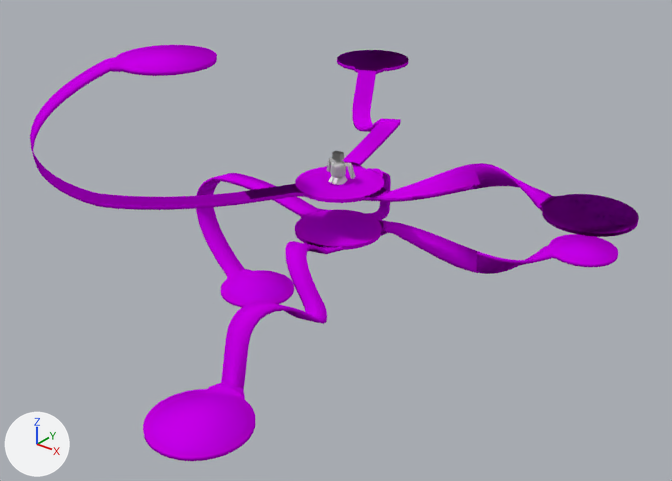
A saved change to the Blender file scenes/phone-bank.blend.
One viewpoint serves both versions: a camera (50 mm lens) standing at (41.3, -51.9, 27.2) and looking at (0.2, -0.5, -4.7). Arrows for +X, +Y and +Z are at lower left; the lights stay in place.

The first picture shows 'Central', 'Destination.001', 'Lower1', 'Lower2', 'Lower3', 'Upper1', 'Upper2', 'Upper3', 'WalkMesh'.
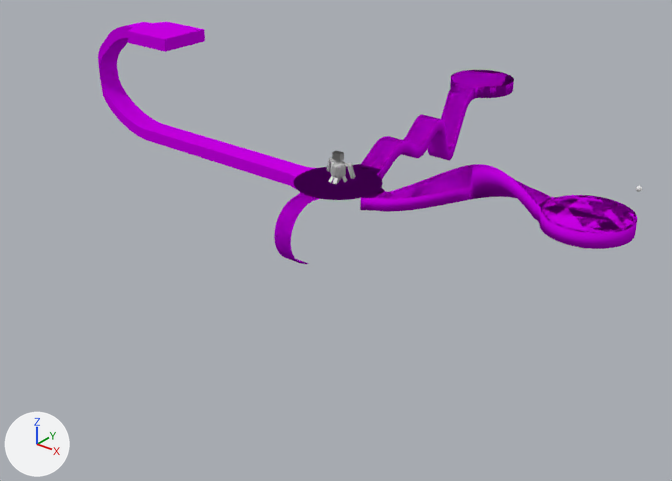
What differs and where, as boxes (x1, y1, x2, y2) in the pictures (672 x 481 px):
'WalkMesh', reshaped: before (33, 45, 639, 323); after (99, 38, 637, 264)
'Lower1', deleted: before (143, 240, 343, 461)
'Upper2', reshaped, moved (15% taller): before (362, 163, 639, 237); after (360, 164, 637, 249)
'Upper1', deleted: before (30, 45, 305, 210)
'Lower3', deleted: before (196, 173, 326, 307)
'Upper1.001', added: after (352, 70, 514, 180)
'Lower2', deleted: before (377, 219, 618, 274)
'Upper3.001', added (pink): after (98, 22, 296, 189)
'Central', deleted: before (295, 168, 391, 250)
'Upper3', deleted: before (337, 50, 409, 167)
'Destination.001', moved, rescaled (not visible afterwards): before (332, 178, 345, 185)

Patch to the scene script:
```diff
--- a/scenes/phone-bank.blend.py
+++ b/scenes/phone-bank.blend.py
@@ mat_walkmesh_005 @@
+mat_walkmesh_005 = diffuse_material('WalkMesh.005')
+mat_walkmesh_005.base_color = (0.582, 0.0, 0.8)  # pink #c900e7
@@ me_walkmesh @@
 # used by ob_walkmesh; location = (0.0, 0.0, 0.0)
-me_walkmesh.from_pydata(...)  # 656 vertices, 192 faces; spans x -21.3..23.8, y -24.1..22.0, z -14.9..10.9
+me_walkmesh.from_pydata(...)  # 418 vertices, 229 faces, 1 loose edge; spans x -26.7..23.8, y -6.5..23.8, z -5.0..8.0
+# me_walkmesh part 2: the loose piece of 642 vertices spanning x -21.3..23.8, y -24.1..22.0, z -14.9..10.9 is rebuilt with 416 vertices and now spans x -26.7..23.8, y -6.5..23.8, z -5.0..8.0
 me_walkmesh.materials.append(mat_walkmesh)
@@ me_walkmesh_002 @@
 # used by ob_upper2; location = (0.0, 0.2, 0.0)
-me_walkmesh_002.from_pydata(...)  # 166 vertices, 120 faces; spans x 3.2..23.8, y -4.8..1.7, z -0.3..4.7
-me_walkmesh_002.materials.append(mat_central)  # pink #c900e7
+me_walkmesh_002.from_pydata(...)  # 150 vertices, 112 faces; spans x 3.2..23.8, y -4.8..1.7, z -1.0..4.7
+# me_walkmesh_002 part 1
+# 24 vertices are removed from x 4.2..17.8, y -2.7..1.6, z -0.3..4.0
+# 36 faces are deleted
+# 67 vertices in x 3.2..23.8, y -4.8..1.7, z -0.3..4.4 move by (0.0, 0.0, -0.7)
+# 8 new vertices lie (0.0, 0.0, -1.0) away from vertices in x 4.2..17.8, y -2.7..1.6, z 0.0..4.0
+# 28 new faces join them
+me_walkmesh_002.materials.append(mat_walkmesh_005)  # pink #c900e7
@@ me_upper3_001 @@
+me_upper3_001.from_pydata(...)  # 303 vertices, 269 faces; spans x -26.7..-3.2, y -2.2..2.2, z -1.0..9.0
+me_upper3_001.materials.append(mat_walkmesh_005)  # pink #c900e7
@@ me_upper1_001 @@
+me_upper1_001.from_pydata(...)  # 738 vertices, 668 faces; spans x -2.8..2.8, y 2.8..23.8, z -2.3..3.5
+me_upper1_001.polygons.foreach_set('use_smooth', [True] * 668)
+me_upper1_001.materials.append(mat_walkmesh_005)  # pink #c900e7
@@ ob_upper1 @@
-ob_upper1 = bpy.data.objects.new('Upper1', me_walkmesh_001)
-ob_upper1.location = (-0.01, 0.16, 0.0)
@@ ob_upper2 @@
 ob_upper2 = bpy.data.objects.new('Upper2', me_walkmesh_002)
-ob_upper2.location = (0.0, 0.2, 0.0)
+ob_upper2.location = (0.0, 0.0, 0.0)
@@ ob_upper3 @@
-ob_upper3 = bpy.data.objects.new('Upper3', me_walkmesh_004)
-ob_upper3.location = (0.0, 0.19, 0.0)
@@ ob_lower1 @@
-ob_lower1 = bpy.data.objects.new('Lower1', me_walkmesh_005)
-ob_lower1.location = (0.0, 0.0, 0.0)
@@ ob_lower2 @@
-ob_lower2 = bpy.data.objects.new('Lower2', me_walkmesh_006)
-ob_lower2.location = (0.0, 0.0, 0.0)
@@ ob_lower3 @@
-ob_lower3 = bpy.data.objects.new('Lower3', me_walkmesh_007)
-ob_lower3.location = (0.0, 0.0, 0.0)
@@ ob_central @@
-ob_central = bpy.data.objects.new('Central', me_walkmesh_009)
-ob_central.location = (0.0, 0.0, 5.0)
@@ ob_destination_001 @@
 ob_destination_001 = bpy.data.objects.new('Destination.001', me_destination_001)
-ob_destination_001.location = (0.0, 0.0, 0.0)
-ob_destination_001.scale = (0.5, 0.5, 0.5)
+ob_destination_001.location = (20.88, -1.87, 1.57)
@@ ob_upper3_001 @@
+ob_upper3_001 = bpy.data.objects.new('Upper3.001', me_upper3_001)
+ob_upper3_001.location = (0.0, 0.0, 0.0)
@@ ob_upper1_001 @@
+ob_upper1_001 = bpy.data.objects.new('Upper1.001', me_upper1_001)
+ob_upper1_001.location = (0.0, 0.0, 0.0)
```
